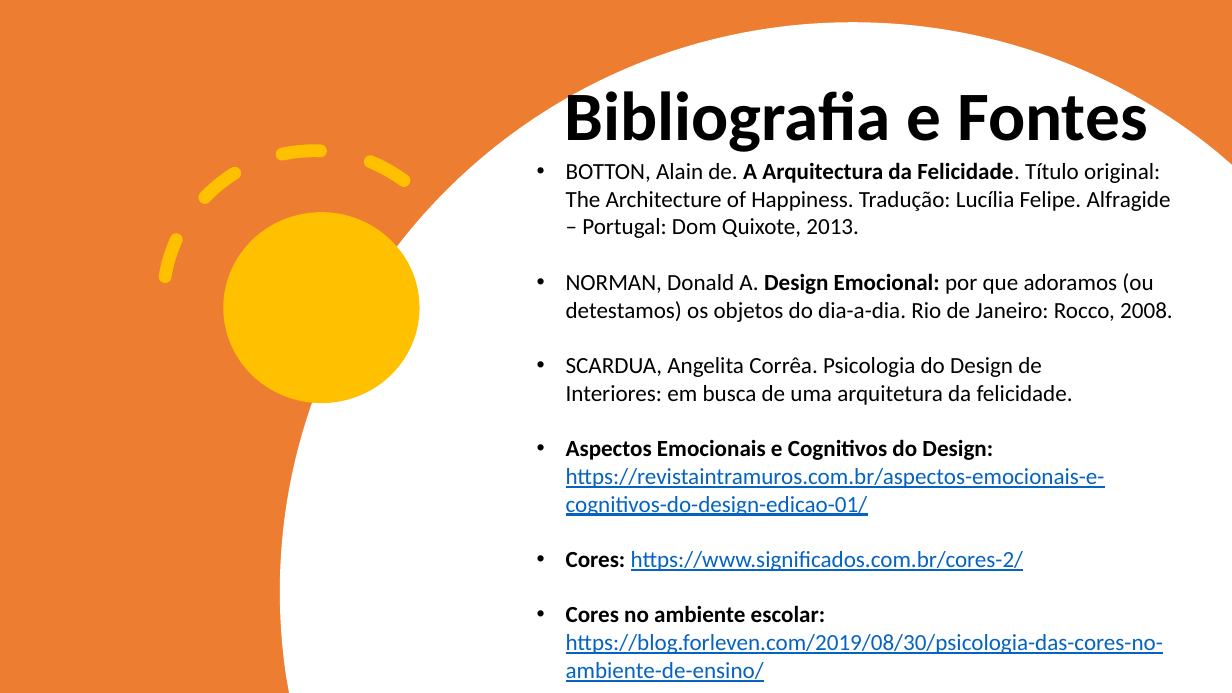
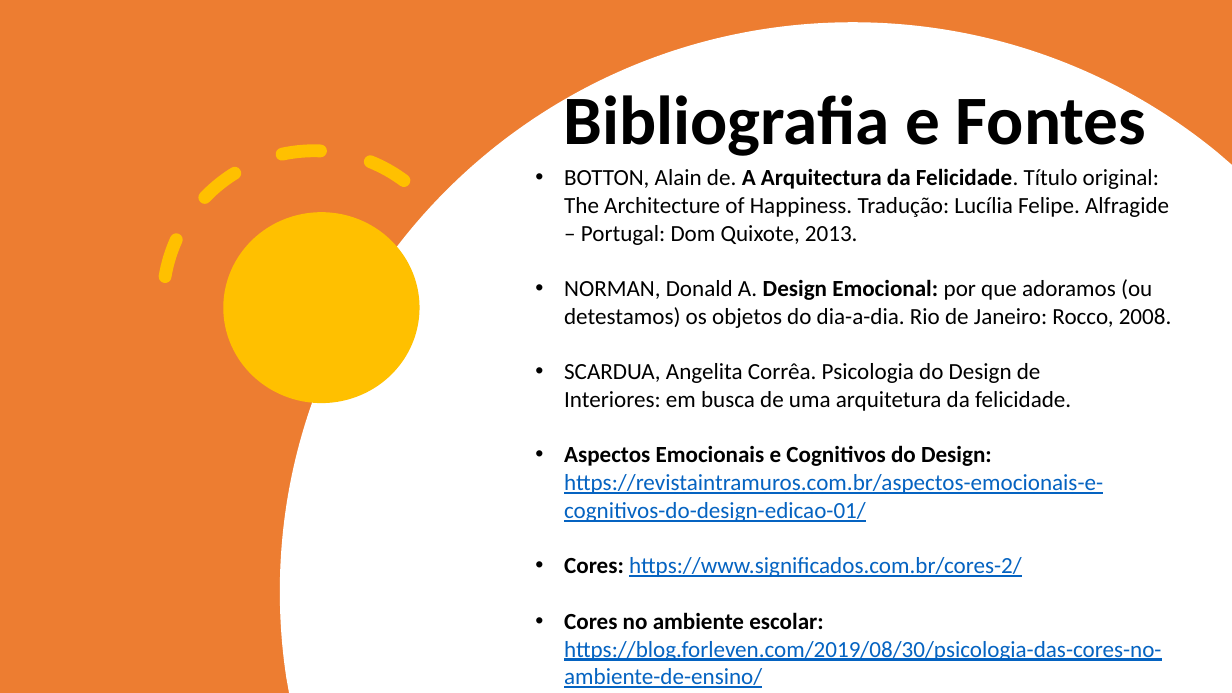
Before and after one commit to julialima1999/Limpeza_organiza-o, a slide deck: slide 17 of Apresentação/Limpeza e Organização_sugestao.pptx. Drawn at 1232x693 pixels with LibreOffice and Linux fonts; fonts in the diff are those of the drawing. Boxes give left, top, right and bottom in pixels: in the first picture for what was removed or moved away, otherwise in the second. Text is boxed around its words. In the diff, an @@ line names an element or a change of style, - is before the commit and + after.

```diff
--- a/Apresentação/Limpeza e Organização_sugestao.pptx
+++ b/Apresentação/Limpeza e Organização_sugestao.pptx
@@ title "Bibliografia e Fontes": place and size @@
-title "Bibliografia e Fontes" at [565,83,1147,152]
+title "Bibliografia e Fontes" at [563,87,1146,156]
@@ text "BOTTON, Alain de. A Arquitectura ...": place and size @@
-text "BOTTON, Alain de. A Arquitectura ..." at [566,162,1173,682]
+text "BOTTON, Alain de. A Arquitectura ..." at [564,168,1172,688]
```
Also in this commit, not shown: 7 other slides changed.
